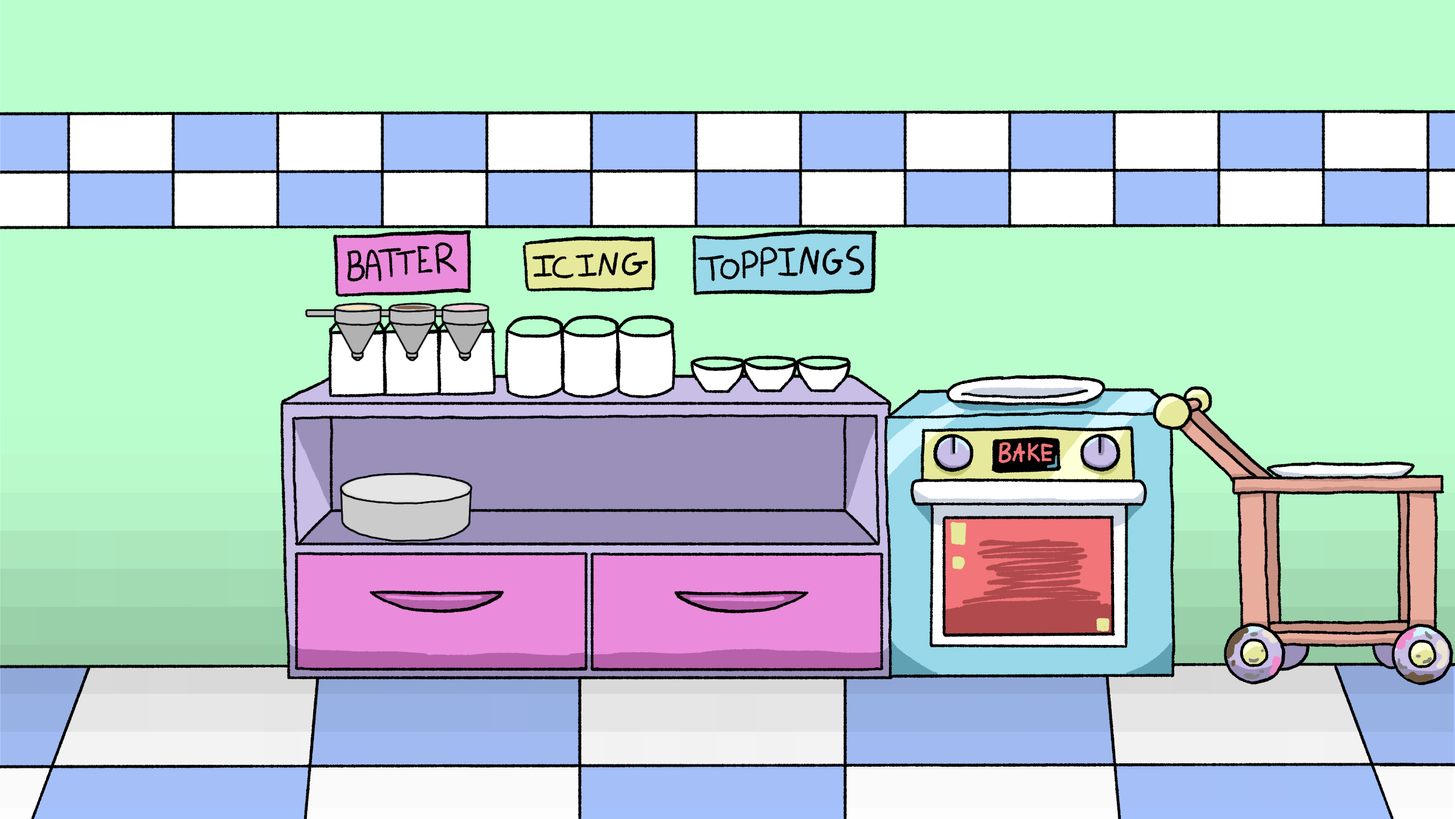
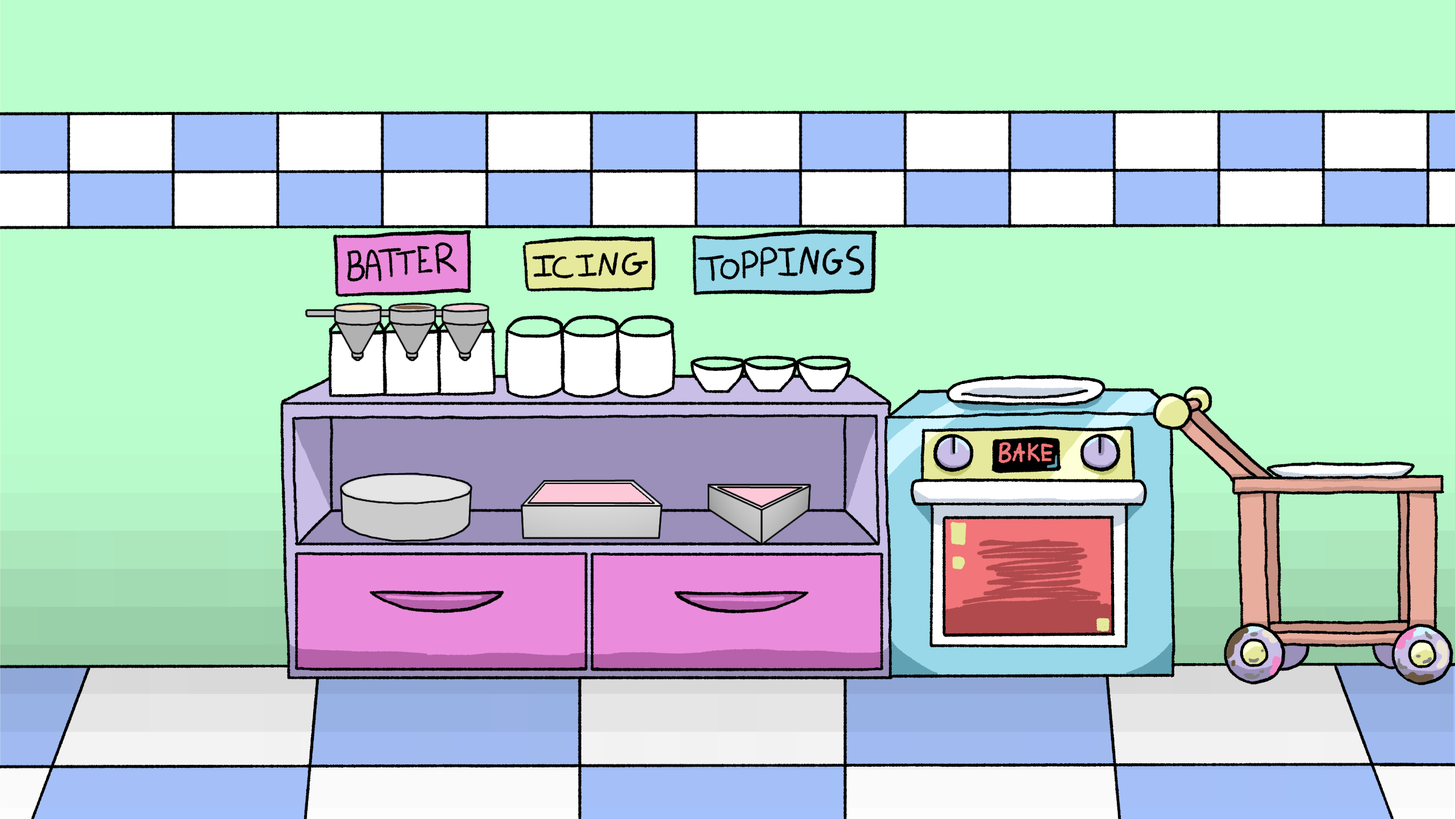
Layer changes from the first w=1455, h=819 image to the second:
added group "triPans" with 5 layers in group "Counter #1" over [707, 483, 812, 546]
added layer "panTriOutline" in group "triPans" over [707, 483, 812, 546]
added layer "strawberry" in group "triPans" over [719, 486, 801, 507]
added layer "chocolate" in group "triPans" over [719, 486, 801, 507]
added layer "vanilla" in group "triPans" over [719, 486, 801, 507]
added layer "panTriangleRef.png" in group "triPans" over [707, 484, 811, 544]
added group "squarePans" with 5 layers in group "Counter #1" over [520, 479, 663, 539]
added layer "strawberry #1" in group "squarePans" over [530, 483, 653, 503]
added layer "chocolate #1" in group "squarePans" over [530, 483, 653, 503]
added layer "vanilla #1" in group "squarePans" over [530, 483, 653, 503]
added layer "panSquareOutline" in group "squarePans" over [520, 479, 663, 539]
added layer "panSquareEmpty.png" in group "squarePans" over [520, 480, 663, 539]
